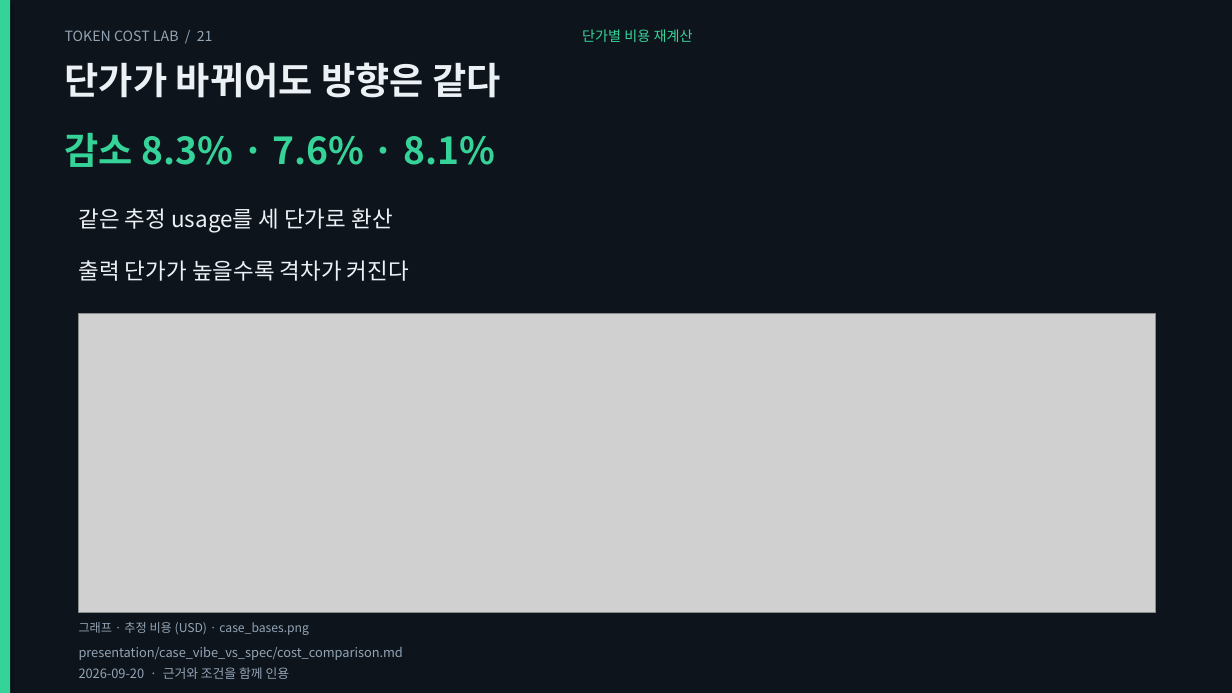
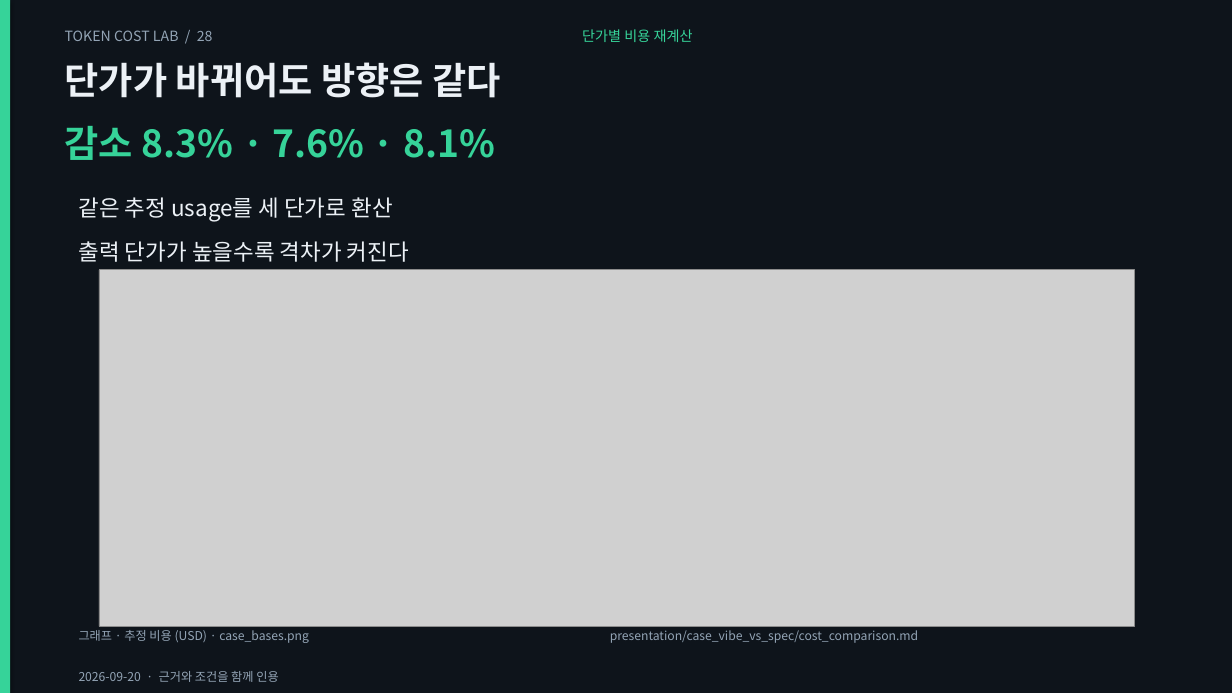
Before and after one commit to giyeop-cody/token-cost-lab, a slide deck: slide 28 of presentation/token_cost_main.pptx (slide 21 before the commit). Drawn at 1232x693 pixels with LibreOffice and Linux fonts; fonts in the diff are those of the drawing; grey boxes stand for pictures. Boxes give left, top, right and bottom in pixels: in the first picture for what was removed or moved away, otherwise in the second. Text is boxed around its words. In the diff, an @@ line names an element or a change of style, - is before the commit and + after.

Commit message:
feat: rebuild the decks as a visual talk — bigger charts, price table, section dividers
그래프를 슬라이드 전폭·전고로 키우고, 단가 표 슬라이드와 구간 표지를 넣어
발표 흐름(01 언어 → 02 출력·추론 → 03 캐시·컨텍스트 → 04 사례·적용)을 만들었다.

- 그래프 11종으로 확대: 추가 3종
  · monthly  워크플로 A/B 월 청구서(월 1,760건, 모델 6종) — B가 -64~-69%
  · cache_hit 캐시 적중률별 100콜 비용 곡선 + 손익분기 22.0%
  · usage_mix 20턴 세션 토큰 구성 — 이력 재전송 75.1%, 생성은 2.3%
  tokenizer 차트는 영어=1.00 기준 4개 가로 막대로 재작성(넓은 화면에서 읽히게)
- 단가 표 슬라이드: lab/pricing.py에서 셀을 직접 생성(모델·입력·출력·출력÷입력·캐시 읽기)
- 구간 표지 5종(01~04 + 심화). 렌더러에 divider/table 레이아웃 추가
- 덱 구성: 통합 44 · 본편 34 · 보너스 16 · 에이전트 23 · 케이스 15장
  차트 33장 · 표 2장 · 표지 5장. stack 차트와 중복되는 텍스트 슬라이드는 제거
- 검증: 표 셀 대조(단가 스냅샷) · 모든 차트가 덱에서 실제 사용되는지 · 표지에도 멘트·노트 요구
  · 월 청구서/캐시 곡선/토큰 구성의 재계산 대조 — 테스트 120 (신규 3)
- 문서: presentation/README(그래프 표), RETIRED(장수·재주장 17), REASSERTED·CORRECTIONS 동기화

```diff
--- a/presentation/token_cost_main.pptx
+++ b/presentation/token_cost_main.pptx
@@ text at box(65, 30, 213, 41): text changed @@
-TOKEN COST LAB / 21
+TOKEN COST LAB / 28
@@ text "감소 8.3% · 7.6% · ...": place and size @@
-text "감소 8.3% · 7.6% · ..." at box(65, 133, 495, 167)
+text "감소 8.3% · 7.6% · ..." at box(65, 126, 495, 160)
@@ text "같은 추정 usage를 세 단가로 ...": place and size @@
-text "같은 추정 usage를 세 단가로 ..." at box(79, 208, 392, 233)
+text "같은 추정 usage를 세 단가로 ..." at box(79, 197, 392, 222)
@@ text "출력 단가가 높을수록 격차가 커진다": place and size @@
-text "출력 단가가 높을수록 격차가 커진다" at box(79, 260, 409, 281)
+text "출력 단가가 높을수록 격차가 커진다" at box(79, 241, 409, 262)
@@ picture: place and size @@
-picture at box(79, 313, 1155, 613)
+picture at box(99, 270, 1135, 627)
@@ text "그래프 · 추정 비용 (USD) ...": place and size @@
-text "그래프 · 추정 비용 (USD) ..." at box(79, 622, 309, 635)
+text "그래프 · 추정 비용 (USD) ..." at box(79, 630, 309, 643)
@@ text "presentation/case_vibe_vs_spec/cost_comparison.md" at box(610, 630, 918, 643): size 10 to 9.5 pt @@
@@ text "presentation/case_vibe_vs_spec/cost_comparison.md": place and size @@
-text "presentation/case_vibe_vs_spec/cost_comparison.md" at box(79, 647, 403, 660)
+text "presentation/case_vibe_vs_spec/cost_comparison.md" at box(610, 630, 918, 643)
@@ text "2026-09-20 · 근거와 조건을 함께 ..." at box(79, 671, 278, 682): size 10 to 9.5 pt @@
```
Also in this commit, not shown: 20 other slides changed, 10 slides added, 3 slides removed, 37 other files.
